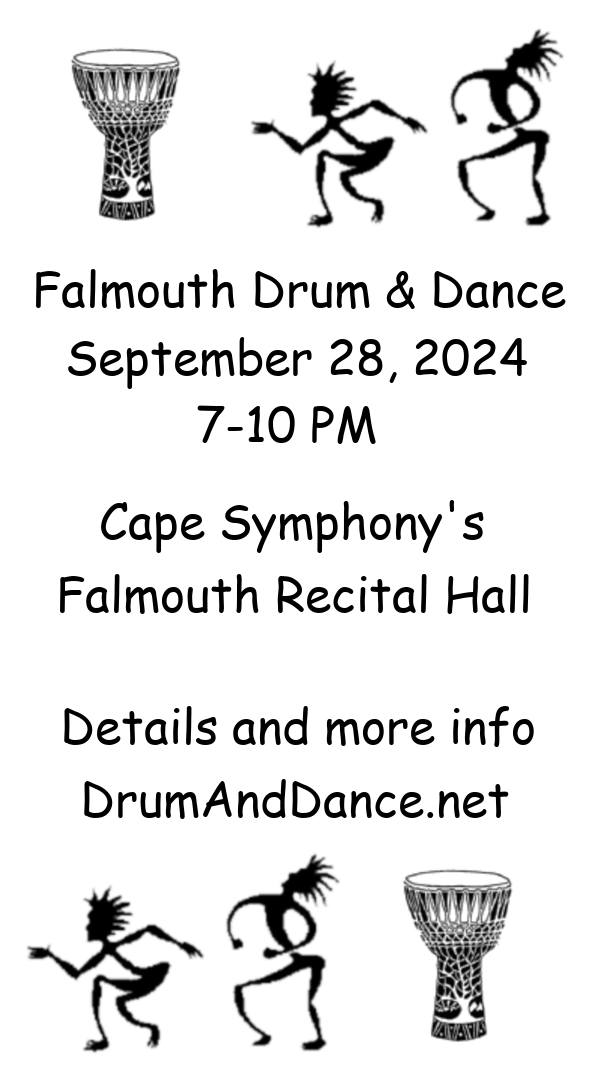
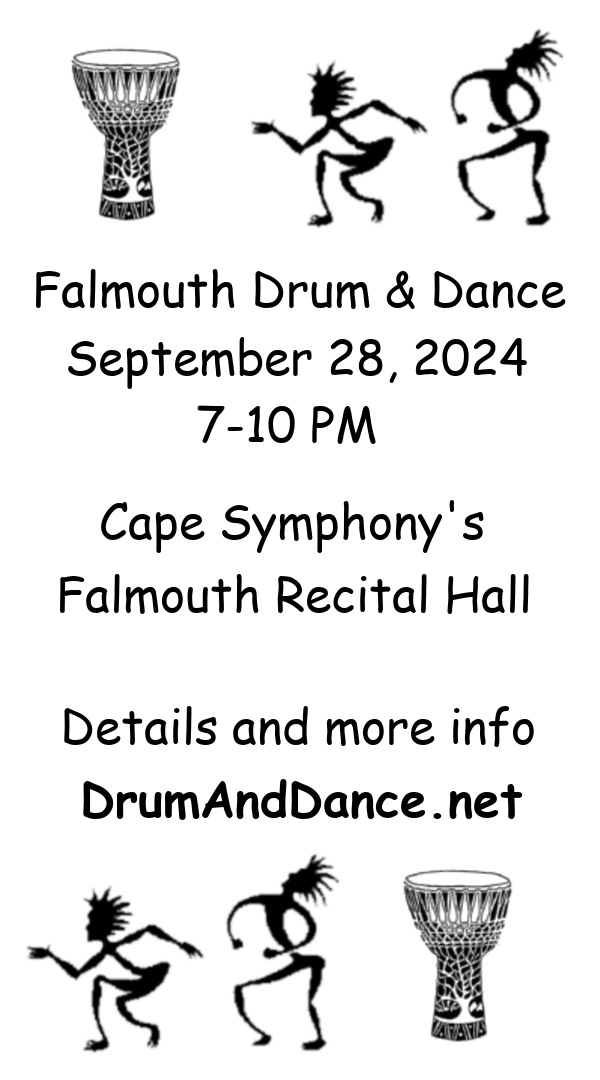
Comparing the layer stacks of the two (600, 1080) images. Changes:
painted on "DrumAndDance.net" over bbox(83, 779, 523, 820)
